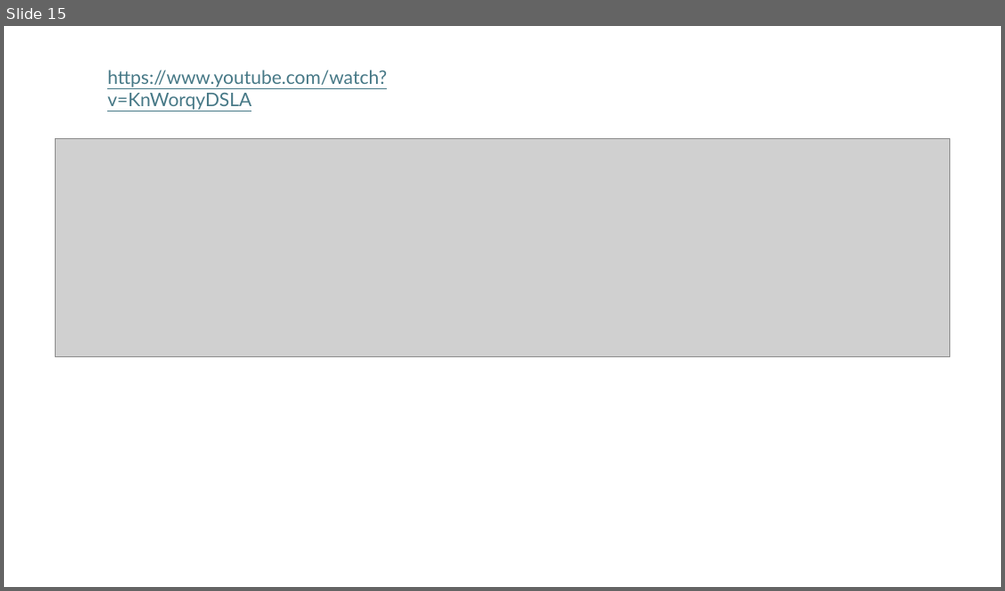
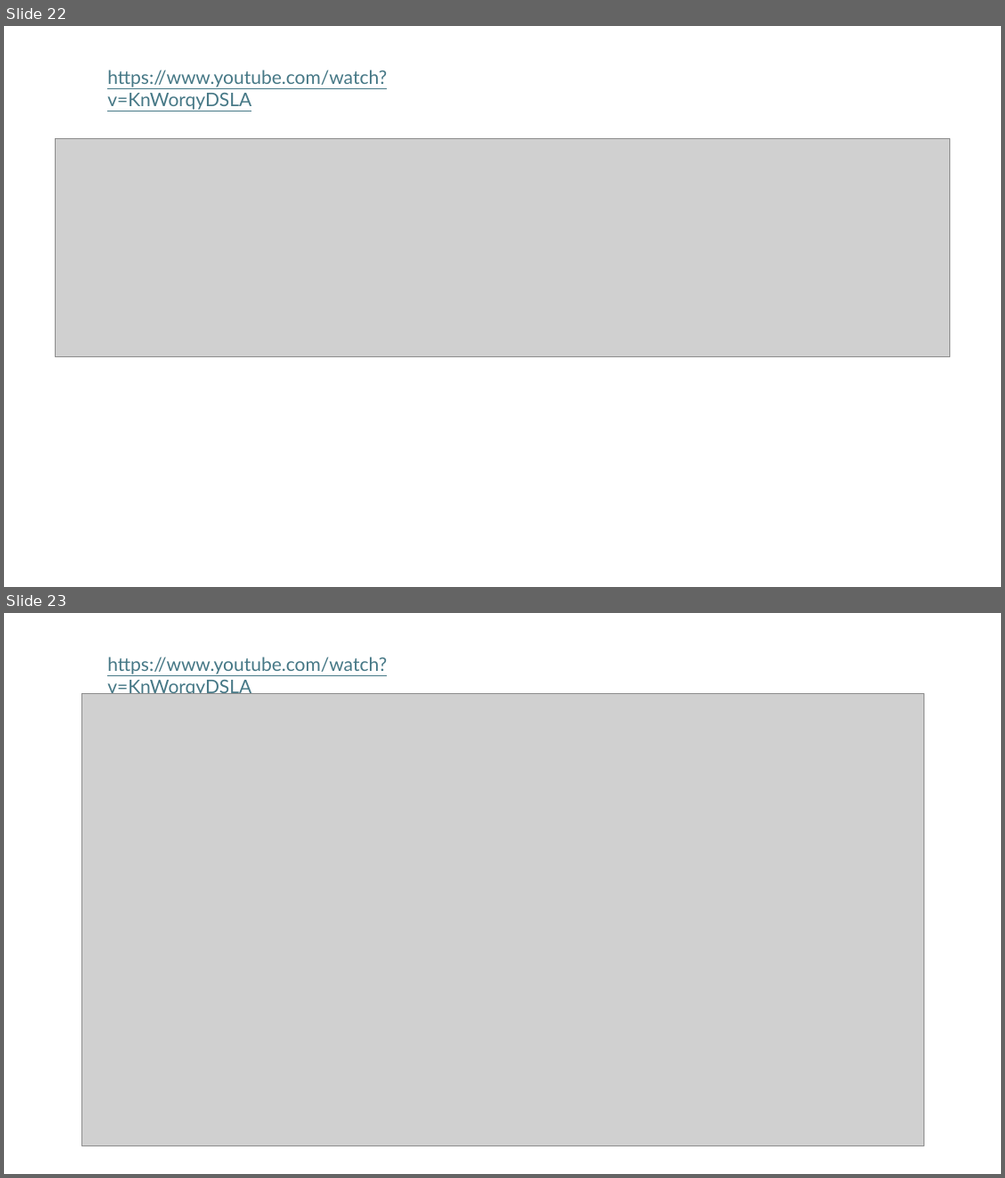
Before and after one commit to RobertNagy299/dsa-i-teaching, a slide deck: MyOwnPresentations/Dynamic_Programming_III.pptx. Shown one above the other, each under a label of ours: slide 15 before the commit, slides 22 and 23 after it. The pictures are 1005x591 and 1005x1178 pixels, drawn with LibreOffice and Linux fonts; fonts in the diff are those of the drawing; grey boxes stand for pictures. Boxes give left, top, right and bottom in pixels: in the first picture for what was removed or moved away, otherwise in the second. Text is boxed around its words. In the diff, an @@ line names an element or a change of style, - is before the commit and + after.

```diff
--- a/MyOwnPresentations/Dynamic_Programming_III.pptx
+++ b/MyOwnPresentations/Dynamic_Programming_III.pptx
@@ slide 23 added at <box>4,613,1001,1174</box>, background #FFFFFF @@
@@ text added at <box>107,657,387,698</box>, 18 pt, text #467886, underline @@
+https://www.youtube.com/watch?v=KnWorqyDSLA
@@ picture added at <box>81,694,923,1145</box> @@
@@ what was slide 15 is now slide 22 @@
```
Also in this commit, not shown: 1 slide changed, 15 other slides added.
